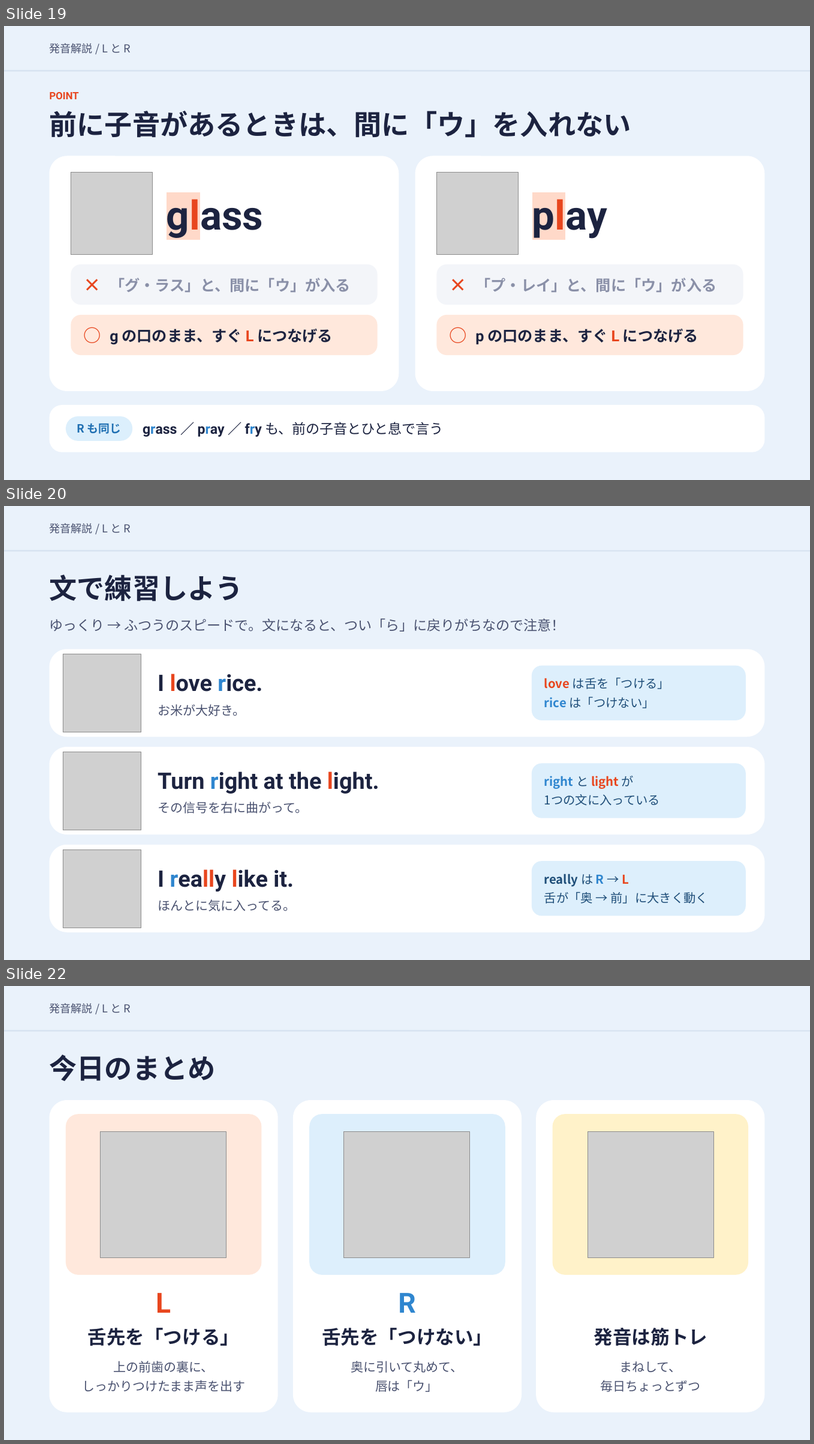
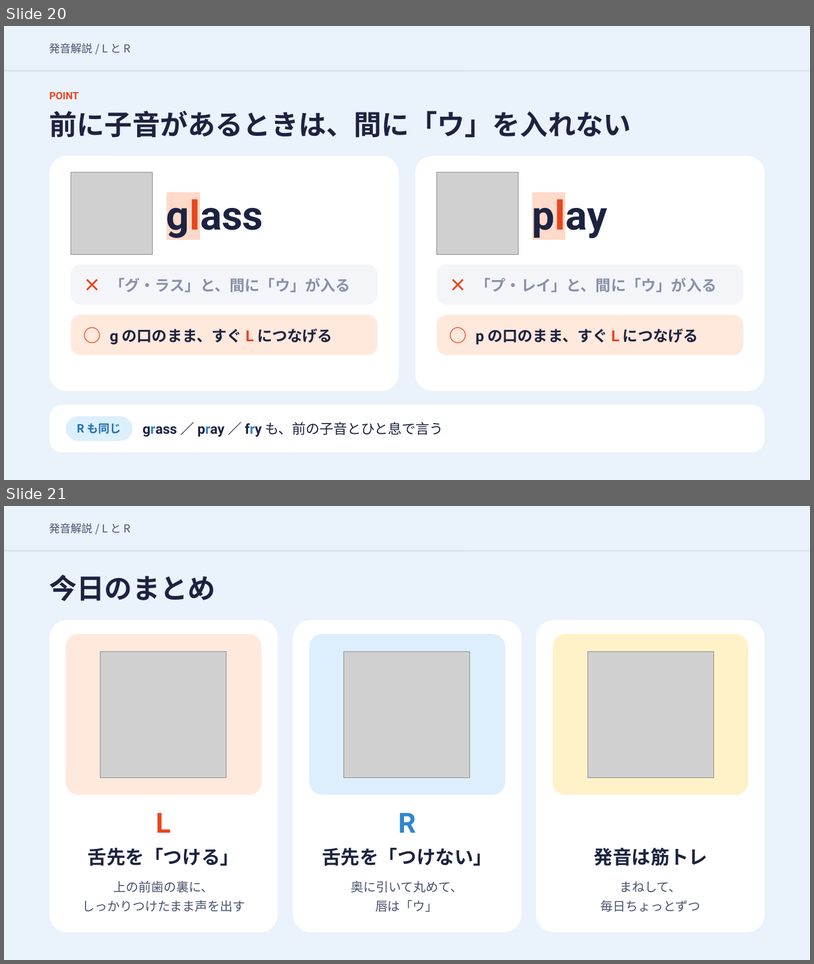
Before and after one commit to hinakajisaki-dev/hina-english, a slide deck: matome/lr-pronunciation/lr-pronunciation-slides.pptx. Shown one above the other, each under a label of ours: slides 19, 20 and 22 before the commit, slides 20 and 21 after it; the slides between them are not shown. The pictures are 814x1444 and 814x964 pixels, drawn with LibreOffice and Linux fonts; fonts in the diff are those of the drawing; grey boxes stand for pictures. Boxes give left, top, right and bottom in pixels: in the first picture for what was removed or moved away, otherwise in the second. Text is boxed around its words. In the diff, an @@ line names an element or a change of style, - is before the commit and + after.

```diff
--- a/matome/lr-pronunciation/lr-pronunciation-slides.pptx
+++ b/matome/lr-pronunciation/lr-pronunciation-slides.pptx
@@ slide 20 removed at (4,506,810,960), background #EAF2FB @@
@@ text removed at (50,523,131,534) @@
-発音解説 / L と R
@@ line removed from (4, 551) to (810, 551) @@
@@ text removed at (50,574,243,601) @@
-文で練習しよう
@@ text removed at (50,618,565,631) @@
-ゆっくり → ふつうのスピードで。文になると、つい「ら」に戻りがちなので注意！
@@ rounded rectangle removed at (50,649,765,736) @@
@@ picture removed at (63,654,141,732) @@
@@ rounded rectangle removed at (532,666,746,721) @@
@@ text removed at (158,673,263,691) @@
-I love rice.
@@ text removed at (545,678,671,689) @@
-love は舌を「つける」
@@ text removed at (545,697,654,708) @@
-rice は「つけない」
@@ text removed at (158,704,245,716) @@
-お米が大好き。
@@ rounded rectangle removed at (50,747,765,834) @@
@@ picture removed at (63,751,141,829) @@
@@ text removed at (158,771,380,793) @@
-Turn right at the light.
@@ rounded rectangle removed at (532,763,746,818) @@
@@ text removed at (545,775,634,789) @@
-right と light が
@@ text removed at (158,801,308,813) @@
-その信号を右に曲がって。
@@ text removed at (545,794,660,805) @@
-1つの文に入っている
@@ rounded rectangle removed at (50,844,765,932) @@
@@ picture removed at (63,850,141,928) @@
@@ rounded rectangle removed at (532,861,746,916) @@
@@ text removed at (158,869,294,891) @@
-I really like it.
@@ text removed at (545,874,629,886) @@
-really は R → L
@@ text removed at (158,899,296,911) @@
-ほんとに気に入ってる。
@@ text removed at (545,892,709,903) @@
-舌が「奥 → 前」に大きく動く
@@ what was slide 19 is now slide 20 @@
@@ what was slide 22 is now slide 21 @@
```
Also in this commit, not shown: 5 slides changed, 1 slide added, 1 other slide removed, 1 other file.
